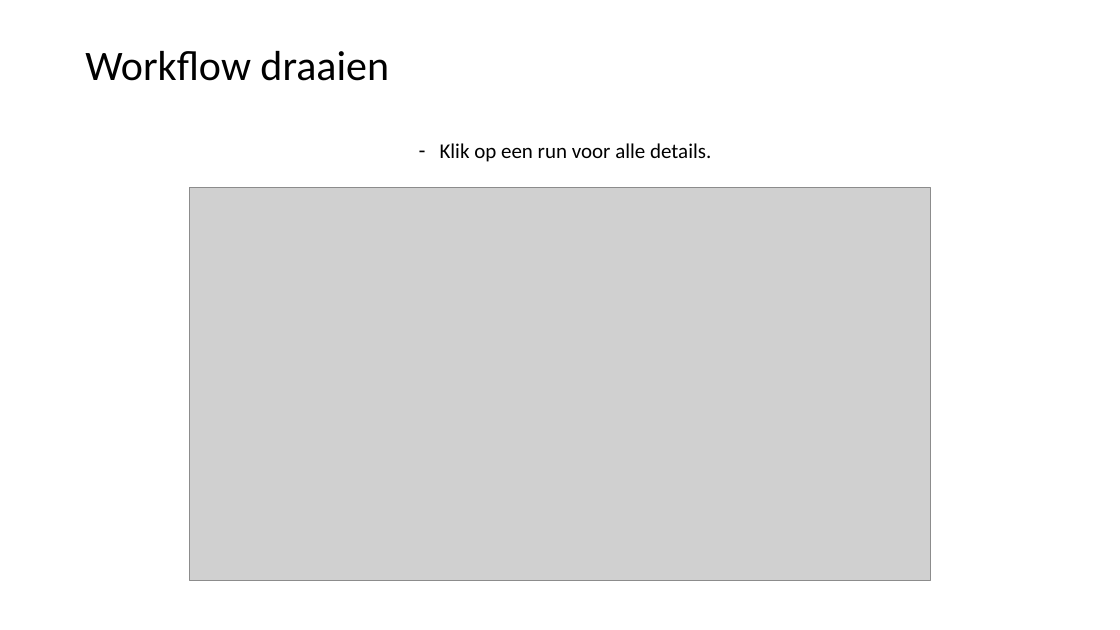
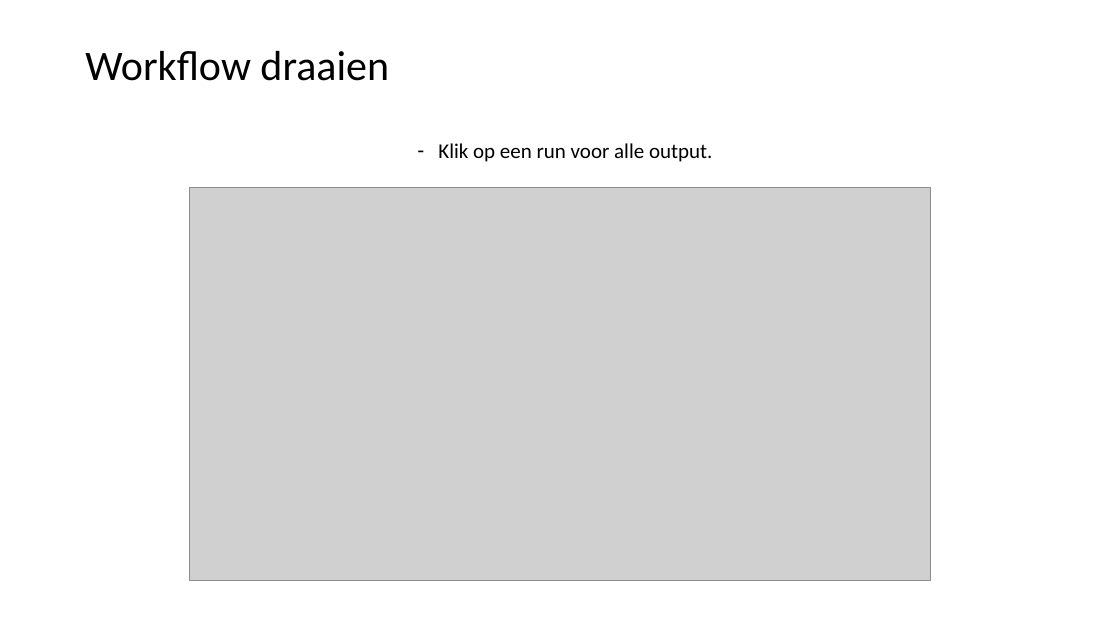
Before and after one commit to LFKoning/git-cursus, a slide deck: slide 31 of 2_collaboration/git_collaboration.pptx. Drawn at 1120x630 pixels with LibreOffice and Linux fonts; fonts in the diff are those of the drawing; grey boxes stand for pictures. Boxes give left, top, right and bottom in pixels: in the first picture for what was removed or moved away, otherwise in the second. Text is boxed around its words. In the diff, an @@ line names an element or a change of style, - is before the commit and + after.

```diff
--- a/2_collaboration/git_collaboration.pptx
+++ b/2_collaboration/git_collaboration.pptx
@@ text at [438,143,712,162]: text changed @@
-– Klik op een run voor alle details.
+– Klik op een run voor alle output.
```
Also in this commit, not shown: 17 other slides changed.
